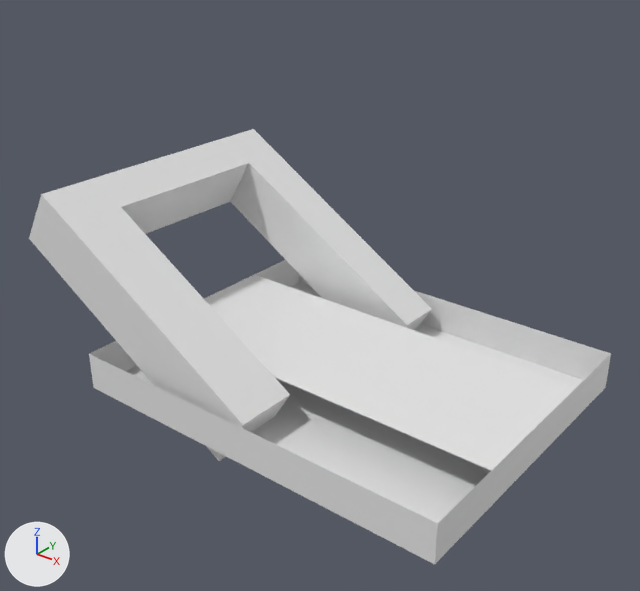
The Blender file BlenderModels/Chapter1/Switch.blend, before and after one commit.
Camera for both pictures: a camera (50 mm lens) standing at (1.386, -1.519, 1.07) and looking at (0.196, -0.031, 0.148). Lighting does not change. The marker at lower left points along +X, +Y and +Z.

The older version as bpy lines, for what is in view:
```python
me_cube_001 = bpy.data.meshes.new('Cube.001')
me_cube_001.from_pydata(...)  # 28 vertices, 26 faces; spans x -1.0..1.0, y -1.0..8.5, z -1.3..17.0
me_plane = bpy.data.meshes.new('Plane')
me_plane.from_pydata(...)  # 71 vertices, 37 faces; spans x -1.0..1.0, y -1.0..1.0, z -0.16..0.0
ob_cube = bpy.data.objects.new('Cube', me_cube_001)
ob_cube.location = (0.178, -0.291, -0.062)
ob_cube.rotation_euler = (0.0, -1.023, 0.0)  # degrees (0, -59, 0)
ob_cube.scale = (0.0784, 0.0784, 0.0411)
ob_plane = bpy.data.objects.new('Plane', me_plane)
ob_plane.location = (0.265, 0.0, 0.0)
ob_plane.scale = (0.496, 0.397, 0.607)
```
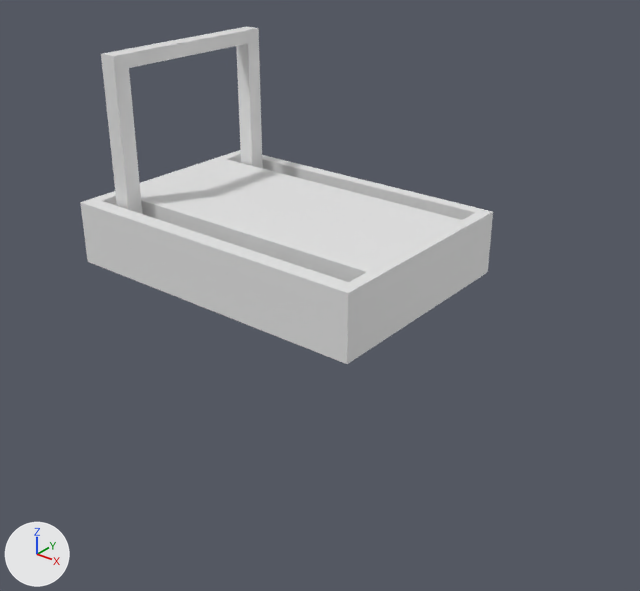
Where the change shows, as pixel boxes (x1, y1, x2, y2) in the pictures (640 x 591 px):
'Cube', reshaped, moved, rescaled, turned
    before: (29, 129, 432, 461)
    after: (80, 150, 493, 364)
'Plane', deleted
    before: (89, 260, 611, 565)
'Cube.001', added
    after: (101, 27, 263, 214)
part 1 of me_cube_001, cut back
    before: (29, 129, 432, 412)
    after: (81, 150, 492, 293)

Edits to the bpy script that builds the scene:
```text
Change me_cube_001:
    used by ob_cube; location = (0.178, -0.291, -0.062); rotation_euler = (0.0, -1.023, 0.0), in degrees (0, -59, 0); scale = (0.0784, 0.0784, 0.0411)
    remove me_cube_001.from_pydata(...)  # 28 vertices, 26 faces; spans x -1.0..1.0, y -1.0..8.5, z -1.3..17.0
    add me_cube_001.from_pydata(...)  # 24 vertices, 18 faces; spans x -1.0..1.0, y -1.0..1.0, z -1.0..1.0
    me_cube_001 part 1
    20 vertices are removed from x -1.0..1.0, y -1.0..8.5, z -1.3..17.0
    21 faces are deleted
    8 vertices are added at x -0.9, y -0.9..0.9, z -0.3..1.0
    8 new vertices lie (1.8, 0.0, 0.0) away from vertices in x -0.9, y -0.9..0.9, z -0.3..1.0
    13 new faces join them
Add me_cube_002:
    me_cube_002.from_pydata(...)  # 28 vertices, 24 faces; spans x -1.0..1.0, y -1.0..22.2, z -1.0..0.8
Remove ob_plane:
    ob_plane = bpy.data.objects.new('Plane', me_plane)
    ob_plane.location = (0.265, 0.0, 0.0)
    ob_plane.scale = (0.496, 0.397, 0.607)
Change ob_cube:
    ob_cube.rotation_euler: (0.0, -1.023, 0.0) -> (0.0, 0.0, 0.0)  # degrees (0, -59, 0) -> degrees (0, 0, 0)
    ob_cube.location: (0.178, -0.291, -0.062) -> (0.012, 0.055, 0.223)
    ob_cube.scale: (0.0784, 0.0784, 0.0411) -> (0.423, 0.296, 0.0816)
Add ob_cube_001:
    ob_cube_001 = bpy.data.objects.new('Cube.001', me_cube_002)
    ob_cube_001.location = (-0.31, -0.168, 0.461)
    ob_cube_001.scale = (0.022, 0.0214, 0.256)
```
